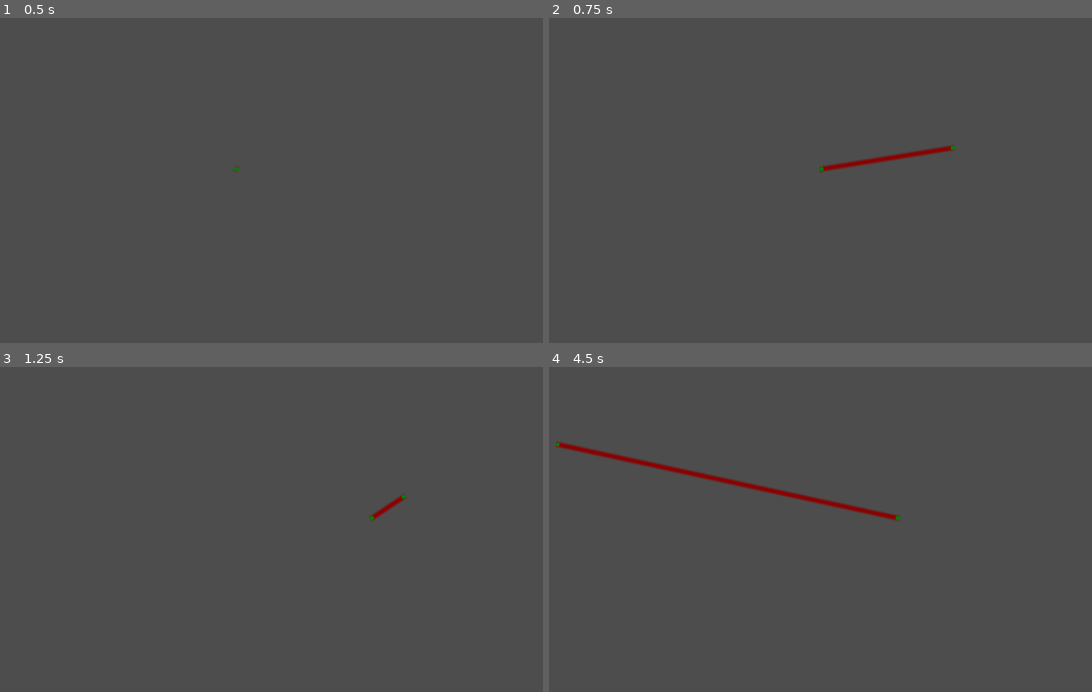
Above: before the commit, frames 1-4 (two rows, left to right).
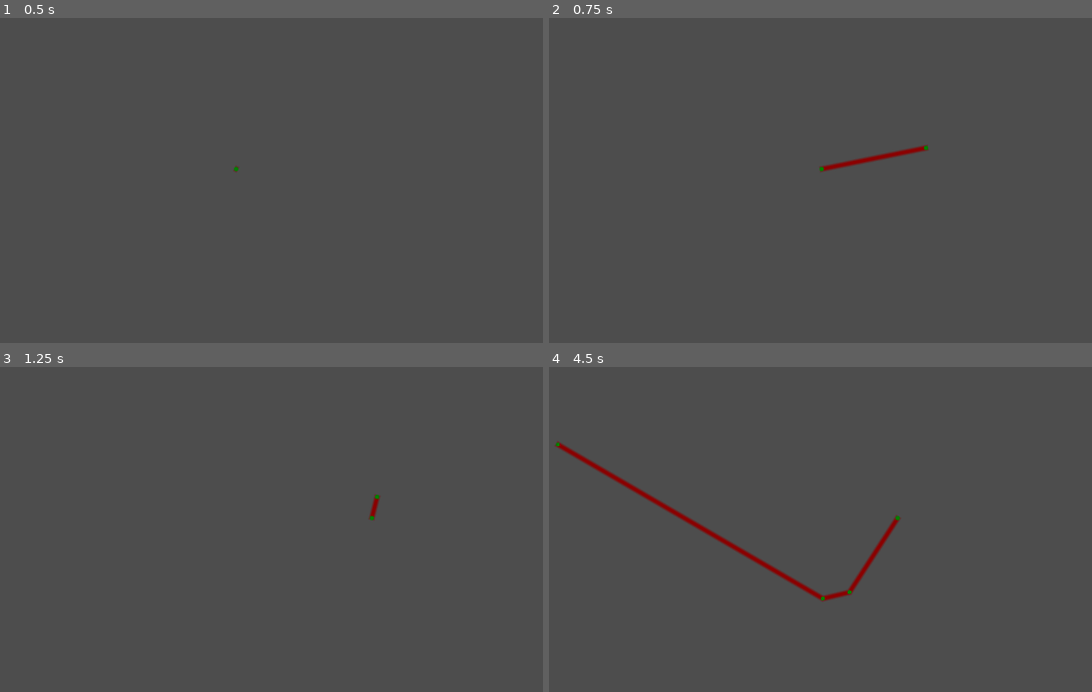
Above: after the commit, the same moments.

Repository: oli-the-broccoli/taught-rope
Game: Godot game, scene res://test_scene.tscn
The game is run twice, just before and just after one commit, with the same random seed, the same clock (stepped at 60 frames per second) and the same inputs.
Inputs (mouse positions are in pixels of both pictures, inside the frame that each line leads up to):
- Up to frame 1 (0.5 s): no input
- Up to frame 2 (0.75 s): tap Enter at 0.5 s; move the mouse to (950, 148) at 0.52 s; hold Right from 0.53 s (still down); tap 1 at 0.6 s
- Up to frame 3 (1.25 s): keep holding Right; tap Space at 0.77 s
- Up to frame 4 (4.5 s): move the mouse to (630, 539) at 1.27 s; release Right at 1.28 s; hold Down 1.28-2.03 s; tap 2 at 1.35, 4.35 s; tap Space at 1.52, 3.02, 3.77 s; move the mouse to (863, 425) at 2.02 s; hold Right 2.03-2.78 s; tap 3 at 2.1 s; move the mouse to (744, 604) at 2.77 s; hold Up 2.78-3.53 s; tap 4 at 2.85 s; move the mouse to (1015, 581) at 3.52 s; hold Left from 3.53 s (still down); tap 1 at 3.6 s; move the mouse to (554, 454) at 4.27 s

Frame 1 is identical in both runs. In frame 2, 0.4% of the frame differs, in the area x 53-75%, y 39-47%; in frame 3, 0.2%; in frame 4, 2.3%, in the area x 1-65%, y 23-73%.

Commit message:
adjusted test obstacles

Diff:
--- a/test_scene.tscn
+++ b/test_scene.tscn
@@ -12,7 +12,7 @@
 [sub_resource type="CircleShape2D" id="CircleShape2D_sasra"]
 
 [sub_resource type="RectangleShape2D" id="RectangleShape2D_ia1lp"]
-size = Vector2(61.28212, 20)
+size = Vector2(32, 80)
 
 [sub_resource type="CircleShape2D" id="CircleShape2D_coq8p"]
 
@@ -47,12 +47,16 @@
 position = Vector2(-6, 30)
 
 [node name="CollisionShape2D" type="CollisionShape2D" parent="StaticBody2D2"]
-position = Vector2(51, 3)
+position = Vector2(30, 2)
 shape = SubResource("CircleShape2D_sasra")
 
 [node name="CollisionShape2D2" type="CollisionShape2D" parent="StaticBody2D2"]
-position = Vector2(127.03955, -53.968655)
-rotation = 0.50749546
+position = Vector2(94, -46)
+shape = SubResource("RectangleShape2D_ia1lp")
+
+[node name="CollisionShape2D3" type="CollisionShape2D" parent="StaticBody2D2"]
+position = Vector2(150, -70)
+rotation = 1.5707964
 shape = SubResource("RectangleShape2D_ia1lp")
 
 [node name="StaticBody2D3" type="StaticBody2D" parent="."]
@@ -70,4 +74,4 @@
 
 [node name="CollisionPolygon2D" type="CollisionPolygon2D" parent="StaticBody2D4"]
 position = Vector2(-34, -8)
-polygon = PackedVector2Array(-29, -66, -51, -57, -55, -32, -34, -22, -11, -17, 13, -21, 23, -35, -2, -57)
+polygon = PackedVector2Array(-31, -46, -45, -71, -55, -32, -34, -22, -11, -16, 13, -21, -10, -35, -13, -56)
